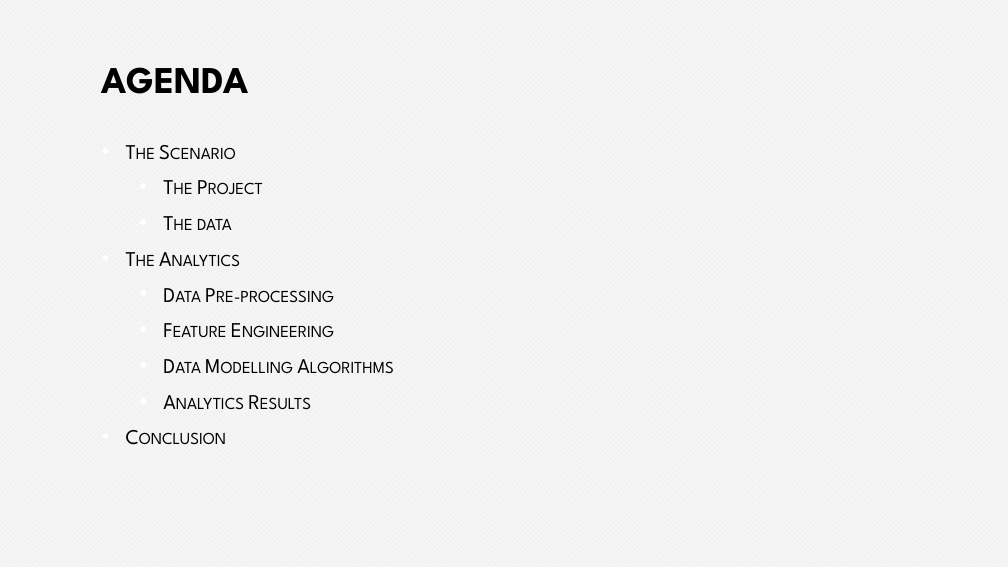
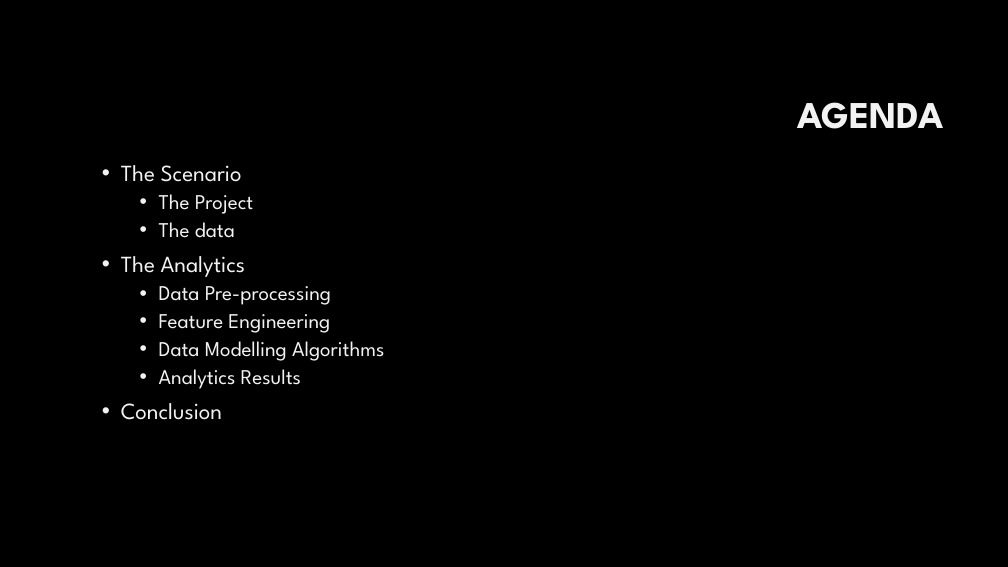
Before and after one commit to Iolaum/Phi1337, a slide deck: slide 2 of Presentation.pptx. Drawn at 1008x567 pixels with LibreOffice and Linux fonts; fonts in the diff are those of the drawing; background and template pictures are left out. Boxes give left, top, right and bottom in pixels: in the first picture for what was removed or moved away, otherwise in the second. Text is boxed around its words. In the diff, an @@ line names an element or a change of style, - is before the commit and + after.

```diff
--- a/Presentation.pptx
+++ b/Presentation.pptx
@@ background pattern #FFFFFF on #F2F2F2 to #000000 @@
@@ title "AGENDA": place and size @@
-title "AGENDA" at bbox=[102, 67, 249, 94]
+title "AGENDA" at bbox=[797, 102, 944, 129]
@@ title "AGENDA" at bbox=[797, 102, 944, 129]: text colour #000000 to #F2F2F2; alignment left to right; line spacing 1 to 0.9 @@
@@ text "The Scenario": place and size @@
-text "The Scenario" at bbox=[197, 219, 334, 302]
+text "The Scenario" at bbox=[121, 165, 384, 420]
@@ text "The Scenario" at bbox=[121, 165, 384, 420]: size 20 to 22 pt in "The Scenario", "The Analytics", "Conclusion"; text colour #000000 to #F2F2F2, small capitals off; indent changed; line spacing 1 to 0.9; less space between paragraphs @@
```
Also in this commit, not shown: 9 other slides changed.
